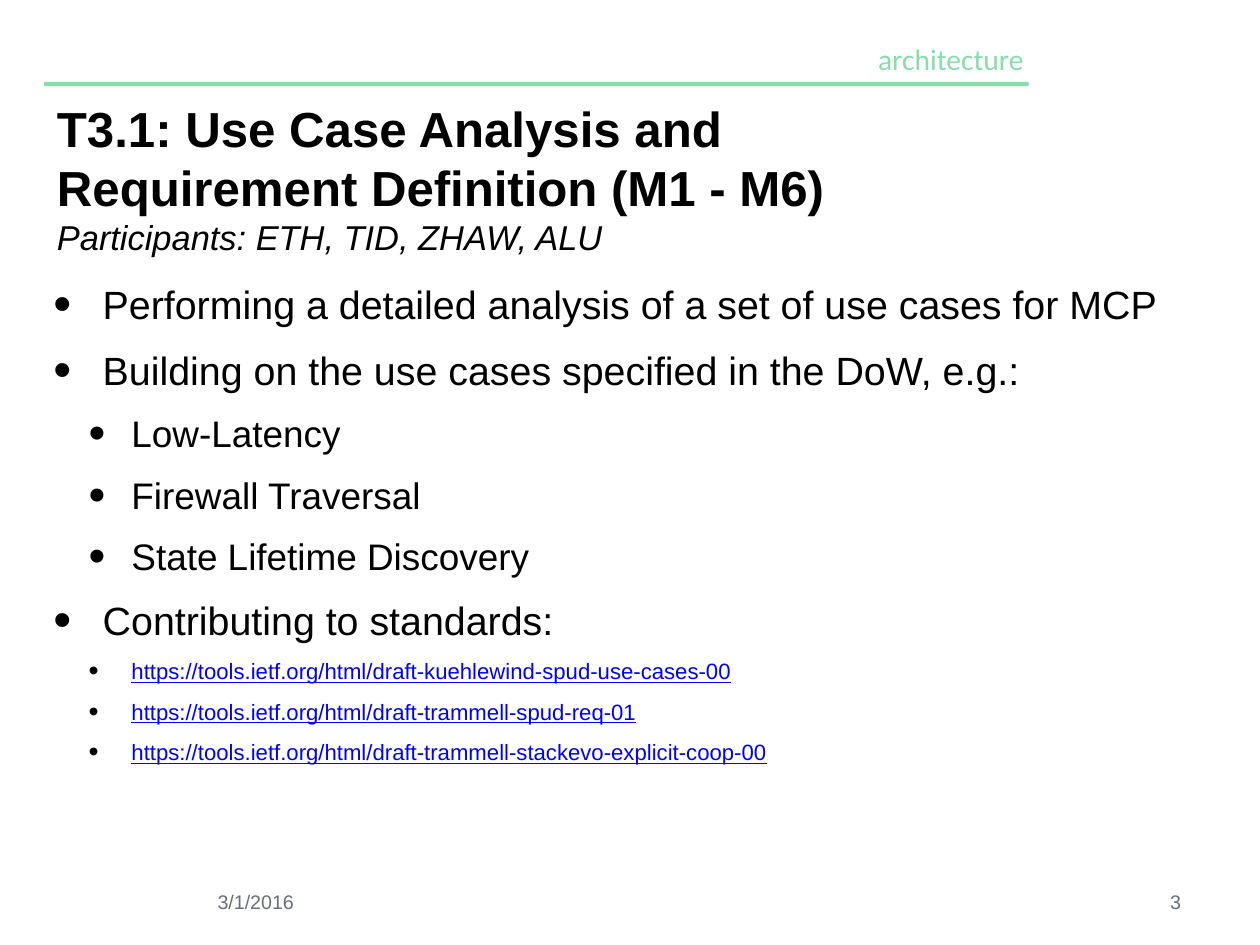
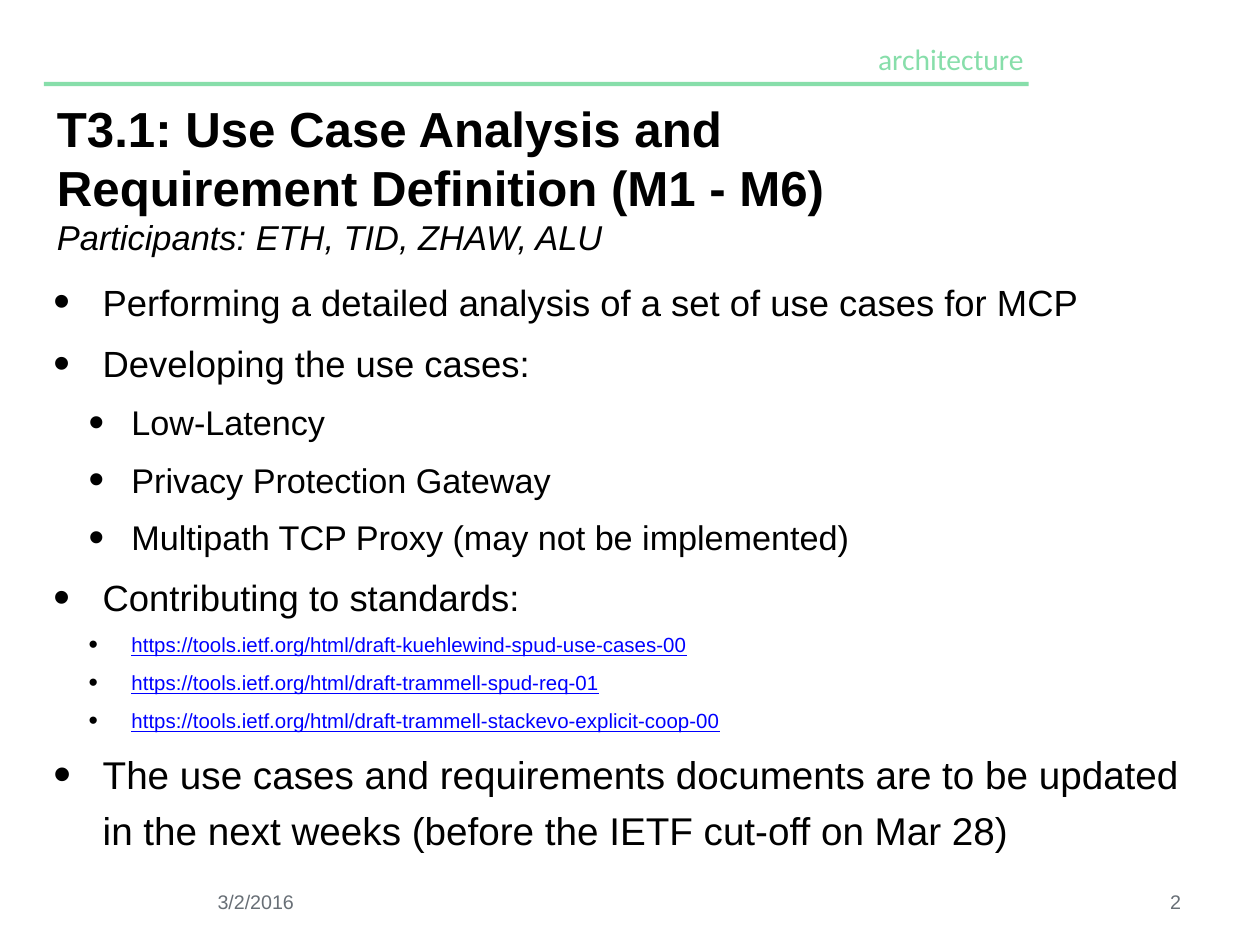
Before and after one commit to mami-project/roadshows, a slide deck: slide 2 of kickoff/wp3-eu-summary.pptx (slide 3 before the commit). Drawn at 1260x945 pixels with LibreOffice and Linux fonts; fonts in the diff are those of the drawing; background and template pictures are left out. Boxes give left, top, right and bottom in pixels: in the first picture for what was removed or moved away, otherwise in the second. Text is boxed around its words. In the diff, an @@ line names an element or a change of style, - is before the commit and + after.

```diff
--- a/kickoff/wp3-eu-summary.pptx
+++ b/kickoff/wp3-eu-summary.pptx
@@ text at <box>103,289,1078,733</box>: size 32 to 29.6 pt in "Performing a detailed analysis of a set ...", "Contributing to standards:"; size 30 to 27.8 pt in "Low-Latency"; size 18 to 16.6 pt in "https://tools.ietf.org/html/draft-kuehlewind-spud-use-cases- ...", "https://tools.ietf.org/html/draft-trammell-spud-req-01", "https://tools.ietf.org/html/draft-trammell-stackevo-explicit ..." @@
@@ text at <box>103,350,529,384</box>: text changed; size 32 to 29.6 pt @@
-• Building on the use cases specified in the DoW, e.g.:
+• Developing the use cases:
@@ text at <box>131,468,849,557</box>: text changed; size 30 to 27.8 pt @@
-  • Firewall Traversal
-  • State Lifetime Discovery
+  • Privacy Protection Gateway
+  • Multipath TCP Proxy (may not be implemented)
@@ text at <box>103,761,1179,852</box>: paragraph added @@
+• The use cases and requirements documents are to be updated in the next weeks (before the IETF cut-off on Mar 28)
@@ text at <box>218,894,294,909</box>: text changed @@
-3/1/2016
+3/2/2016
@@ page number at <box>1170,895,1181,909</box>: text changed @@
-3
+2
```
Also in this commit, not shown: 1 slide added, 2 slides removed, 1 other file.
